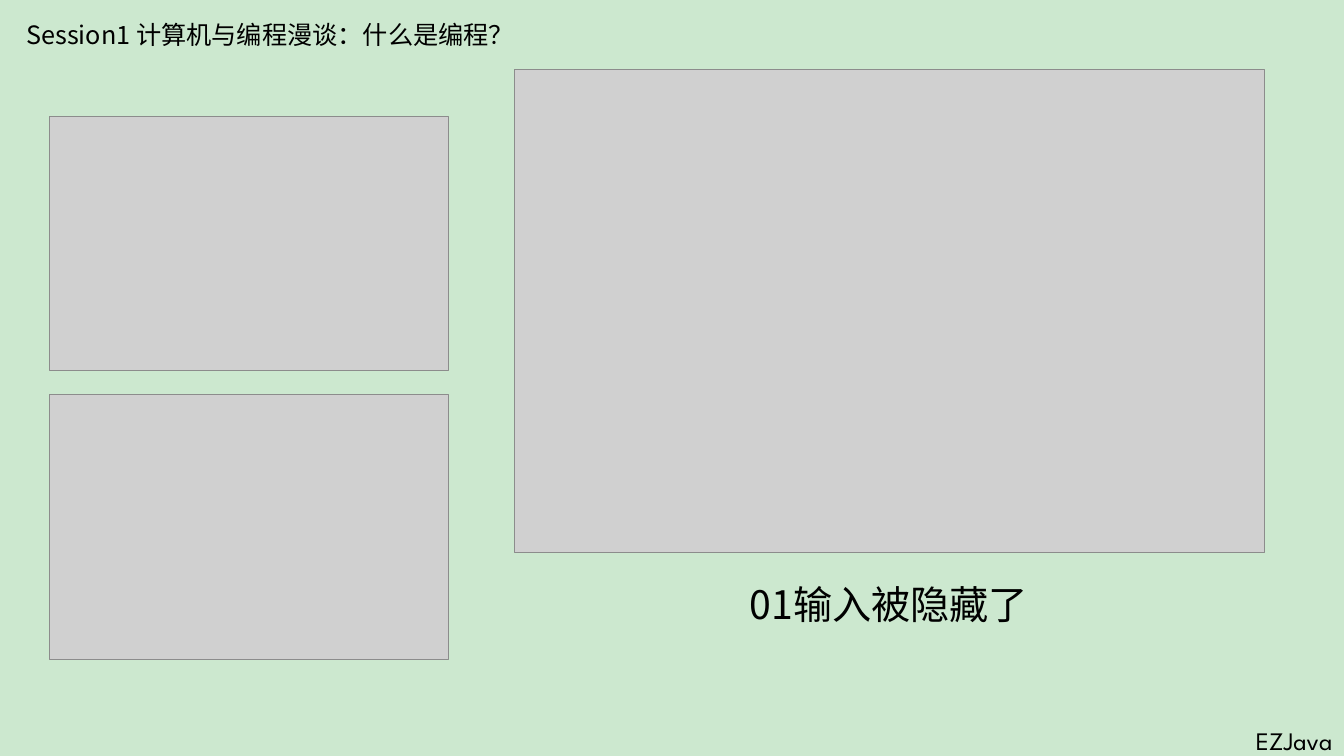
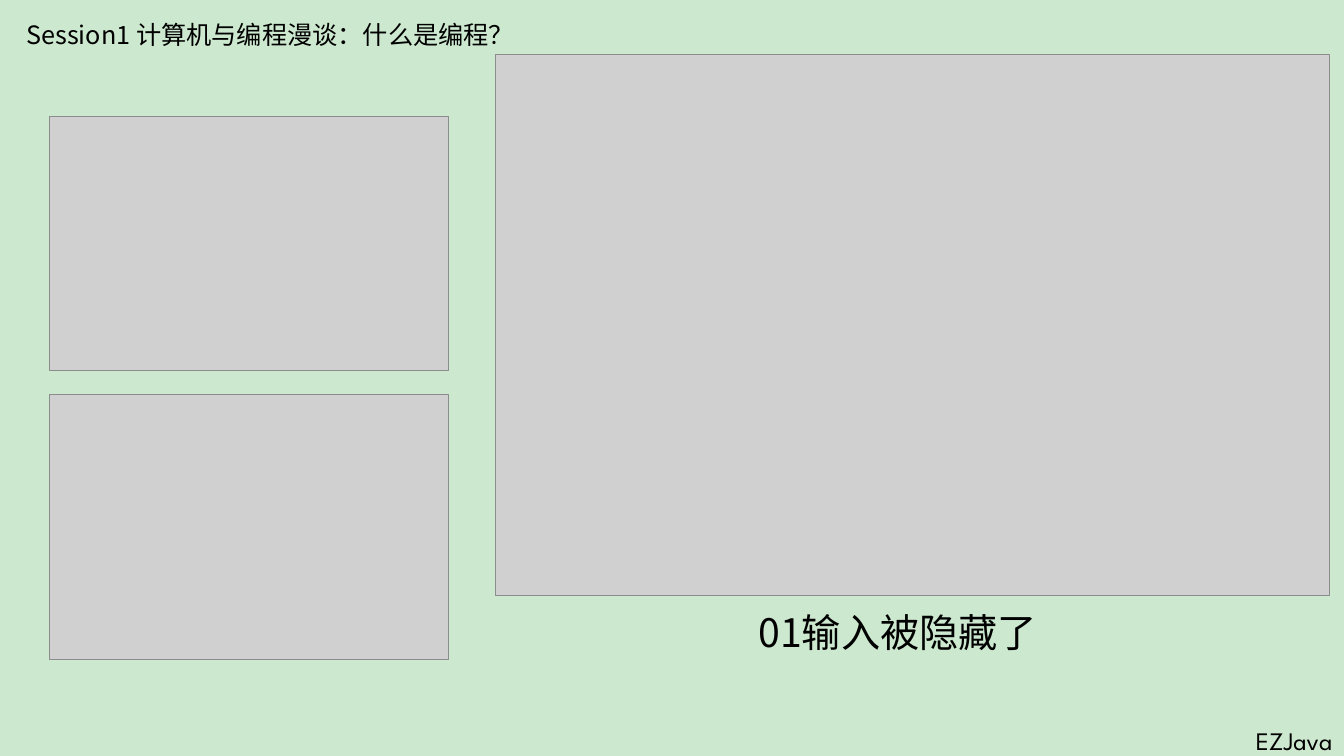
Before and after one commit to JianWenEZCode/EZJava, a slide deck: slide 7 of ppt/EZJava-Session1-计算机与编程漫谈.pptx. Drawn at 1344x756 pixels with LibreOffice and Linux fonts; fonts in the diff are those of the drawing; grey boxes stand for pictures. Boxes give left, top, right and bottom in pixels: in the first picture for what was removed or moved away, otherwise in the second. Text is boxed around its words. In the diff, an @@ line names an element or a change of style, - is before the commit and + after.

```diff
--- a/ppt/EZJava-Session1-计算机与编程漫谈.pptx
+++ b/ppt/EZJava-Session1-计算机与编程漫谈.pptx
@@ picture: place and size @@
-picture at (514, 70, 1264, 554)
+picture at (496, 54, 1331, 596)
@@ text "01输入被隐藏了": place and size @@
-text "01输入被隐藏了" at (750, 586, 1028, 622)
+text "01输入被隐藏了" at (759, 614, 1037, 650)
```
Also in this commit, not shown: 3 other slides changed, 1 other file.
